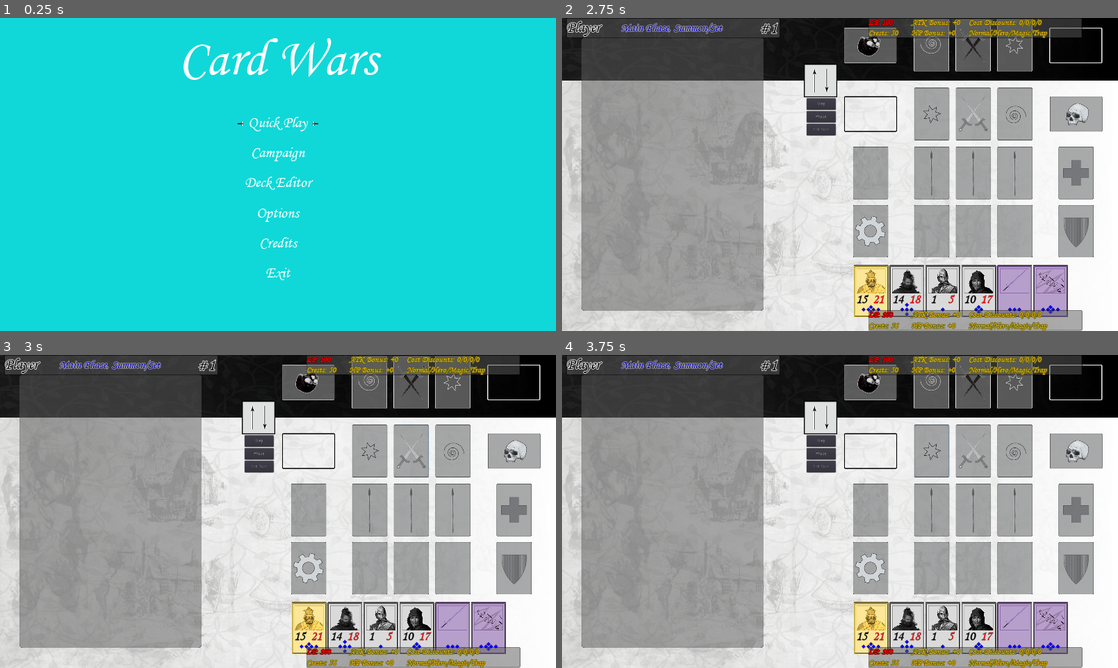
Above: before the commit, frames 1-4 (two rows, left to right).
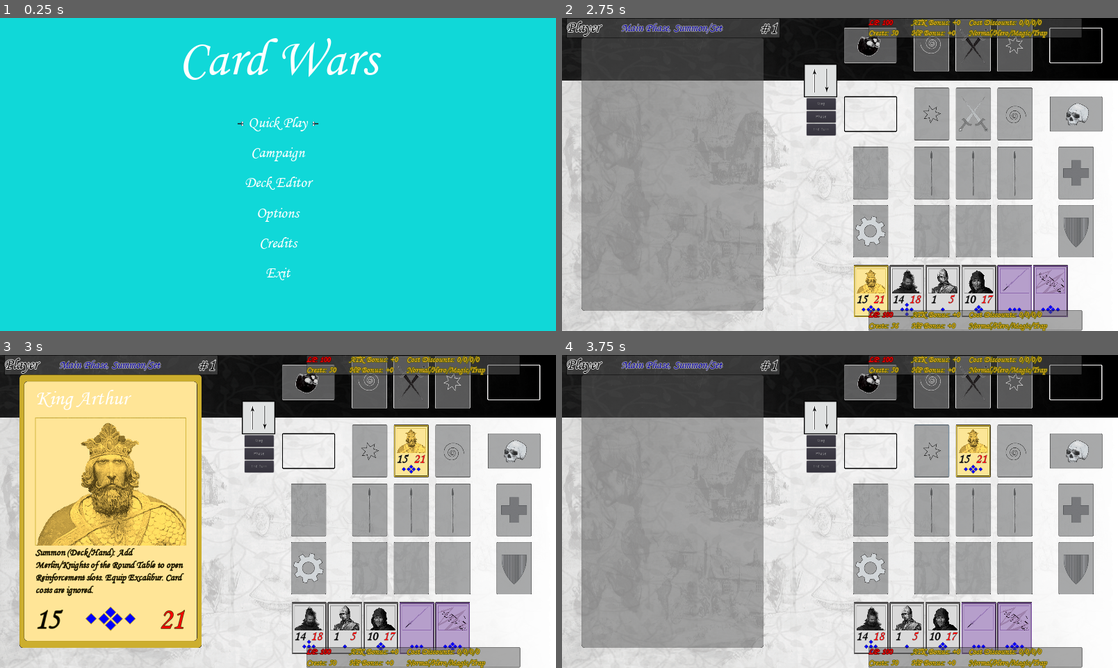
Above: after the commit, the same moments.

Repository: Prototype1364/Card-Wars
Game: Godot game, scene res://Scenes/MainScenes/SceneHandler.tscn
Two runs of this game, one before a commit and one after it. Both use one fixed random seed, a clock stepped at 60 frames per second and the inputs below.
Inputs (mouse positions are in pixels of both pictures, inside the frame that each line leads up to):
- Up to frame 1 (0.25 s): no input
- Up to frame 2 (2.75 s): click "Quick Play" at 0.5 s; click (873, 290) at 1.27 s; click "Summon" at 2 s
- Up to frame 3 (3 s): click (411, 452) at 2.75 s
- Up to frame 4 (3.75 s): click (928, 452) at 3.5 s

Frames 1-2 are identical in both runs. In frame 3, 33% of the frame differs, in the area x 3-91%, y 6-100%; in frame 4, 4.7%.

Commit message:
Reset starting hand size to 5, zeroed out trap card tokens and reset visuals after flip summoning, fixed bug caused during meeting that made summoning impossible.

Diff:
--- a/Scripts/Battle.gd
+++ b/Scripts/Battle.gd
@@ -410,6 +410,12 @@
 		# Resets Effect_Active status to ensure card effect isn't triggered from Graveyard.
 		Chosen_Card.Effect_Active = false
 
+		# Reset Tokens & Visuals
+		Chosen_Card.Tokens = 0
+		var TokenContainer = Chosen_Card.get_node("TokenContainer/VBoxContainer")
+		for i in TokenContainer.get_children():
+			TokenContainer.remove_child(i)
+
 		# Replaces current Equip card with activated card
 		if Chosen_Card.Attribute == "Equip":
 			var EquipSlot = get_node("Playmat/CardSpots/NonHands/" + Side + "Equip" + Chosen_Card.Type)
@@ -759,12 +765,11 @@
 	var Side = "W" if GameData.Current_Turn == "Player" else "B"
 	var Hand = self.get_node("Playmat/CardSpots/" + slot_name.left(1) + "HandScroller/" + slot_name.left(1) + "Hand")
 
-	Reset_Reposition_Card_Variables()
-
 	if "MainDeck" in slot_name and GameData.Current_Step == "Draw":
 		if player.Deck[-1].get_class() == "Control":
 			Hand.add_child(player.Deck[-1])
 		else:
+			Reset_Reposition_Card_Variables()
 			var InstanceCard = Card_Drawn.instance()
 			InstanceCard.name = "Card" + str(GameData.CardCounter)
 			GameData.CardCounter += 1
--- a/Scripts/SmallCard.gd
+++ b/Scripts/SmallCard.gd
@@ -135,10 +135,11 @@
 		$Action_Button_Container/Summon.visible = true
 		$Action_Button_Container/Set.visible = true
 	elif GameData.Current_Step == "Flip":
-		$Action_Button_Container/Summon.text = "Flip"
-		$Action_Button_Container/Summon.visible = true
-		GameData.CardFrom = self.get_parent().name
-		GameData.CardMoved = self.name
+		if "Backrow" in self.get_parent().name:
+			$Action_Button_Container/Summon.text = "Flip"
+			$Action_Button_Container/Summon.visible = true
+			GameData.CardFrom = self.get_parent().name
+			GameData.CardMoved = self.name
 	elif GameData.Current_Step == "Selection":
 		$Action_Button_Container/Attack.visible = true
 	elif GameData.Current_Step == "Target":
